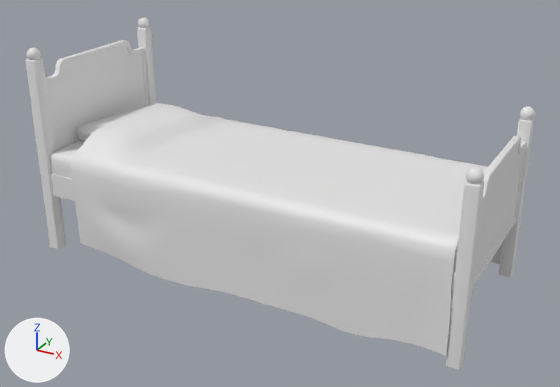
What one commit did to the FBX model Assets/ART/Meshes/BEDROOM/SM_Bed.fbx.
One viewpoint serves both versions: a 50 mm camera at (1.71, -3.05, 1.9) aimed at (0.05, -0.04, 0.39). Every picture has the same lights, and +X, +Y and +Z are marked at lower left. The older version comes first. Where no turn or scale is listed for an object, it has been applied to the vertices.

Script lines for the objects in view, before the commit:
```python
me_mesh = bpy.data.meshes.new('Mesh')
me_mesh.from_pydata(...)  # 2997 vertices, 2912 faces; spans x -1.1..1.1, y -0.46..0.46, z 0.0..1.05
ob_sm_bed = bpy.data.objects.new('SM_Bed', me_mesh)
ob_sm_bed.location = (0.0, 0.0, 0.0)
```
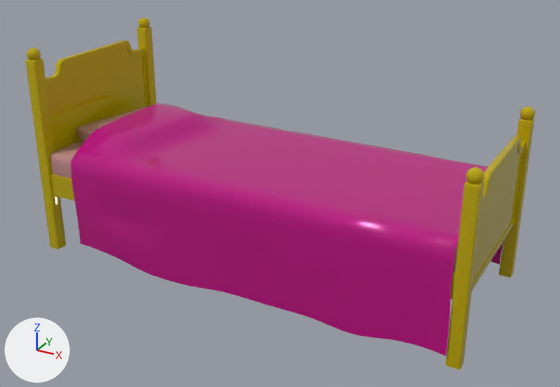
The change, as a diff of the scene's bpy script:
```diff
--- a/Assets/ART/Meshes/BEDROOM/SM_Bed.fbx.py
+++ b/Assets/ART/Meshes/BEDROOM/SM_Bed.fbx.py
@@ mat_m_fabric_02 @@
+mat_m_fabric_02 = principled_material('M_Fabric_02')
+mat_m_fabric_02.base_color = (0.5, 0.25, 0.25)  # pink #bc8989
+mat_m_fabric_02.roughness = 0.0
@@ mat_m_fabric_01 @@
+mat_m_fabric_01 = principled_material('M_Fabric_01')
+mat_m_fabric_01.base_color = (0.5, 0.0, 0.213)  # pink #bc007f
+mat_m_fabric_01.roughness = 0.0
@@ mat_m_wood_painted @@
+mat_m_wood_painted = principled_material('M_Wood_Painted')
+mat_m_wood_painted.base_color = (0.5, 0.384, 0.0)  # yellow #bca700
+mat_m_wood_painted.roughness = 0.0
@@ me_mesh @@
 me_mesh.from_pydata(...)  # 2997 vertices, 2912 faces; spans x -1.1..1.1, y -0.46..0.46, z 0.0..1.05
 # used by ob_sm_bed; location = (0.0, 0.0, 0.0)
+# me_mesh part 1
+# 28 vertices are removed from x -1.1..1.1, y 0.39..0.44, z 0.0..1.04
+# 192 faces are deleted
+# 9 vertices move within x -1.1..1.1, y 0.42..0.44, z 0.8..1.04
+# 28 vertices are added at x -1.1..1.1, y 0.4..0.45, z 0.0..1.04
+# 192 new faces join them, mat_m_wood_painted (yellow #bca700)
+# me_mesh part 2: 892 faces spanning x -1.1..1.1, y -0.45..0.45, z 0.0..1.05 switch from no material to mat_m_wood_painted (yellow #bca700)
+# me_mesh part 3: 1600 faces spanning x -0.89..1.05, y -0.46..0.46, z 0.01..0.64 switch from no material to mat_m_fabric_01 (pink #bc007f)
+# me_mesh part 4: 236 faces spanning x -1.06..1.06, y -0.43..0.43, z 0.39..0.62 switch from no material to mat_m_fabric_02 (pink #bc8989)
```

Changed parts and their boxes (x1, y1, x2, y2) in the pictures (560 x 387 px; the box of a moved part takes in the faces that stretch with it):
part 1 of me_mesh, moved or reshaped
    both: (137, 17, 535, 278)
part 2 of me_mesh, recoloured
    both: (25, 17, 535, 370)
part 3 of me_mesh, recoloured (white to pink)
    both: (71, 103, 503, 356)
part 4 of me_mesh, recoloured
    both: (50, 105, 458, 272)
